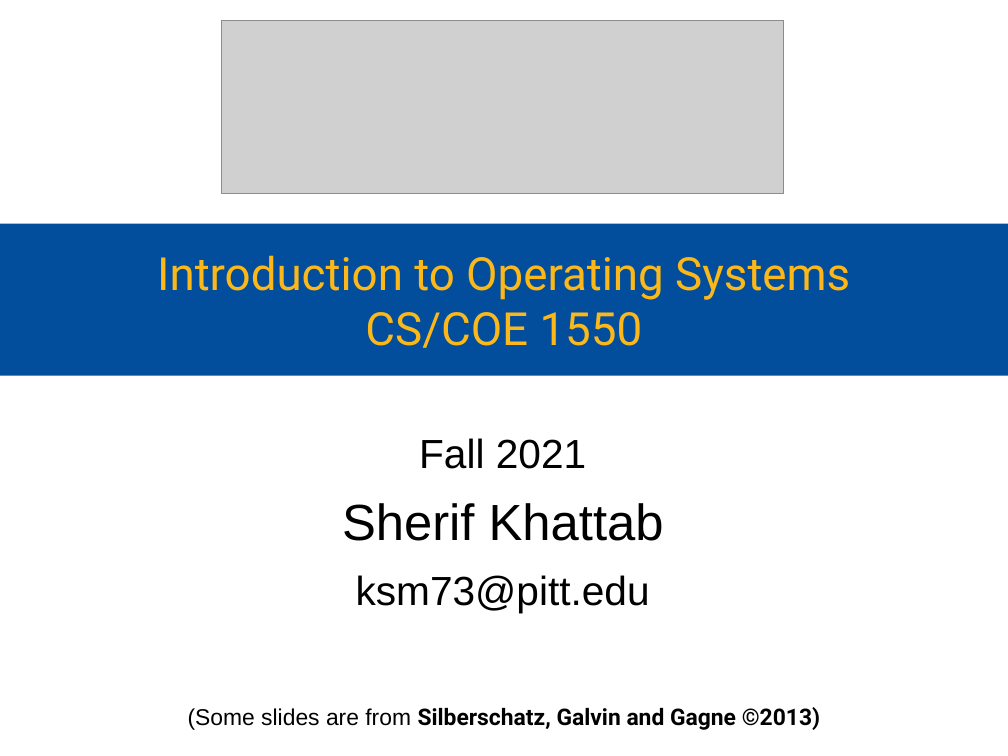
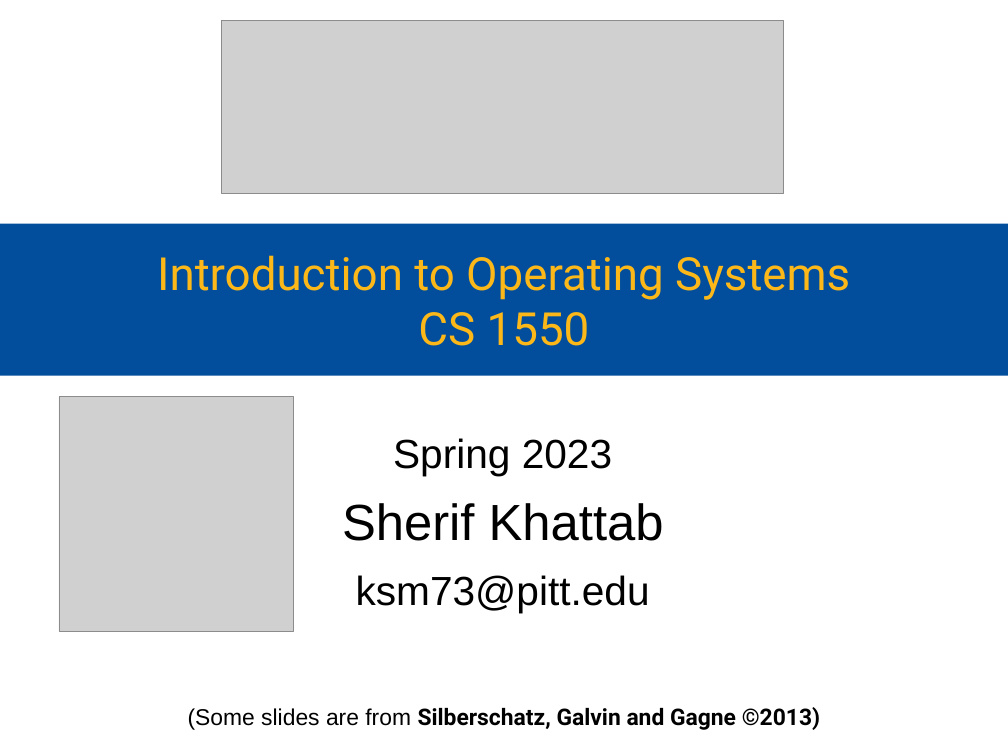
Before and after one commit to cs1550-2244/cs1550-code-handouts, a slide deck: slide 1 of DraftSlides/Lecture14.pptx. Drawn at 1008x756 pixels with LibreOffice and Linux fonts; fonts in the diff are those of the drawing; grey boxes stand for pictures. Boxes give left, top, right and bottom in pixels: in the first picture for what was removed or moved away, otherwise in the second. Text is boxed around its words. In the diff, an @@ line names an element or a change of style, - is before the commit and + after.

```diff
--- a/DraftSlides/Lecture14.pptx
+++ b/DraftSlides/Lecture14.pptx
@@ title at (157, 255, 850, 346): text changed @@
-Introduction to Operating Systems
-CS/COE 1550
+Introduction to Operating Systems
+CS 1550
@@ picture added at (59, 397, 295, 632) @@
@@ subtitle at (393, 438, 612, 476): text changed @@
-Fall 2021
+Spring 2023
```
Also in this commit, not shown: 26 other files.
